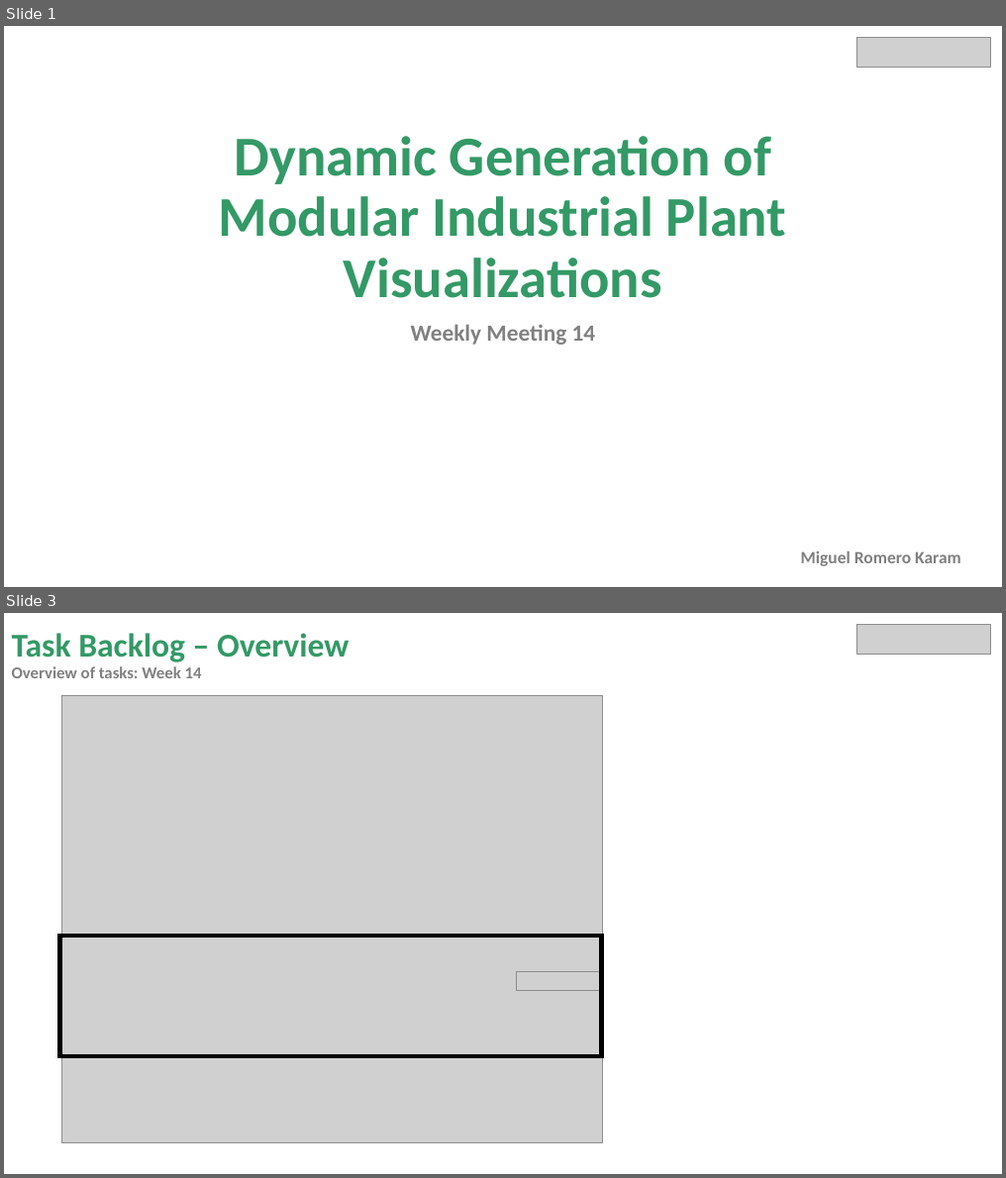
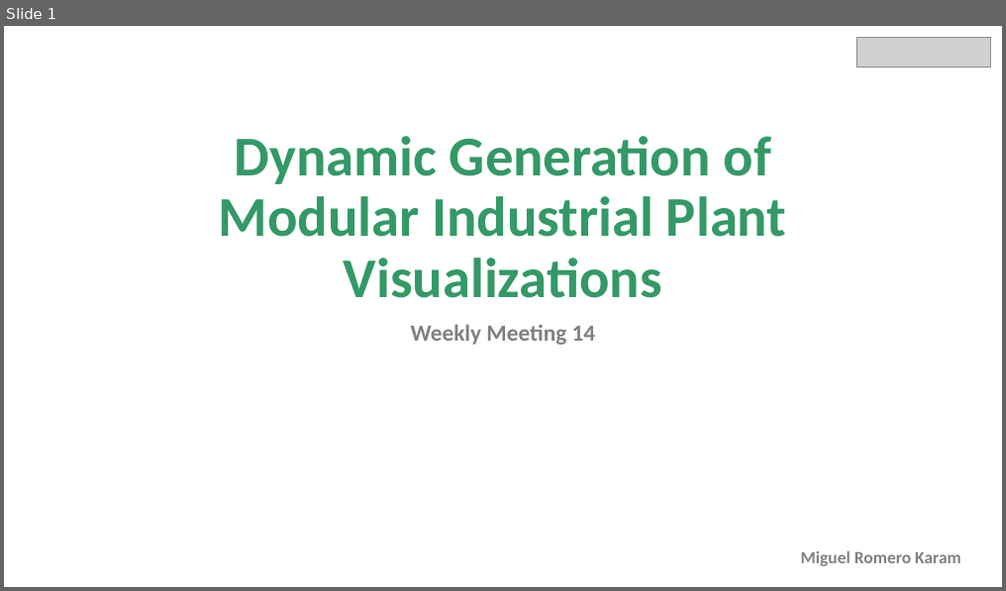
Before and after one commit to miguelrk/tum-mw-bachelorarbeit, a slide deck: 3 Entwicklungsphase/weekly_meeting_14.pptx. Shown one above the other, each under a label of ours: slides 1 and 3 before the commit, slide 1 after it; the slides between them are not shown. The pictures are 1006x1178 and 1006x591 pixels, drawn with LibreOffice and Linux fonts; fonts in the diff are those of the drawing; grey boxes stand for pictures. Boxes give left, top, right and bottom in pixels: in the first picture for what was removed or moved away, otherwise in the second. Text is boxed around its words. In the diff, an @@ line names an element or a change of style, - is before the commit and + after.

```diff
--- a/3 Entwicklungsphase/weekly_meeting_14.pptx
+++ b/3 Entwicklungsphase/weekly_meeting_14.pptx
@@ slide 3 removed at [4, 613, 1002, 1174], background #FFFFFF @@
@@ title removed at [12, 633, 349, 678] @@
-Task Backlog – Overview
-Overview of tasks: Week 14
@@ picture removed at [856, 624, 991, 654] @@
@@ picture removed at [61, 695, 603, 1143] @@
@@ rectangle removed at [60, 936, 601, 1057] @@
@@ picture removed at [516, 972, 601, 991] @@
```
Also in this commit, not shown: 6 slides changed, 2 slides added, 2 other slides removed, 11 other files.
